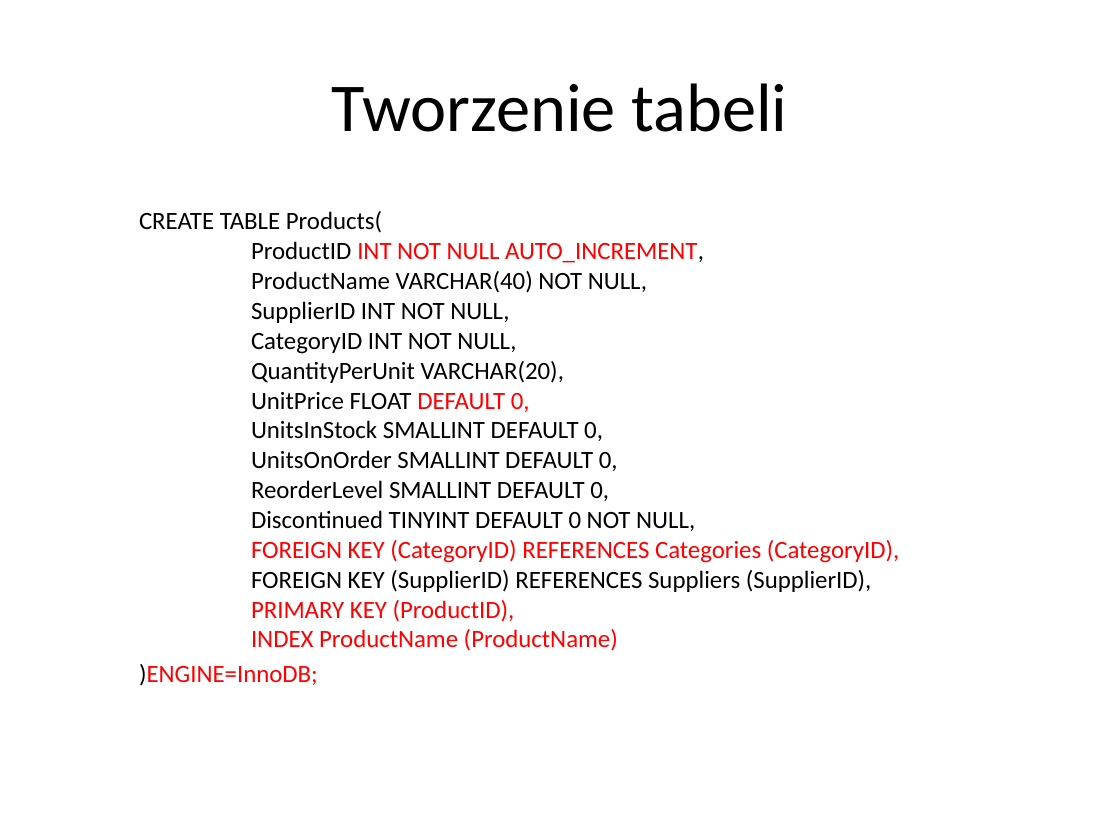
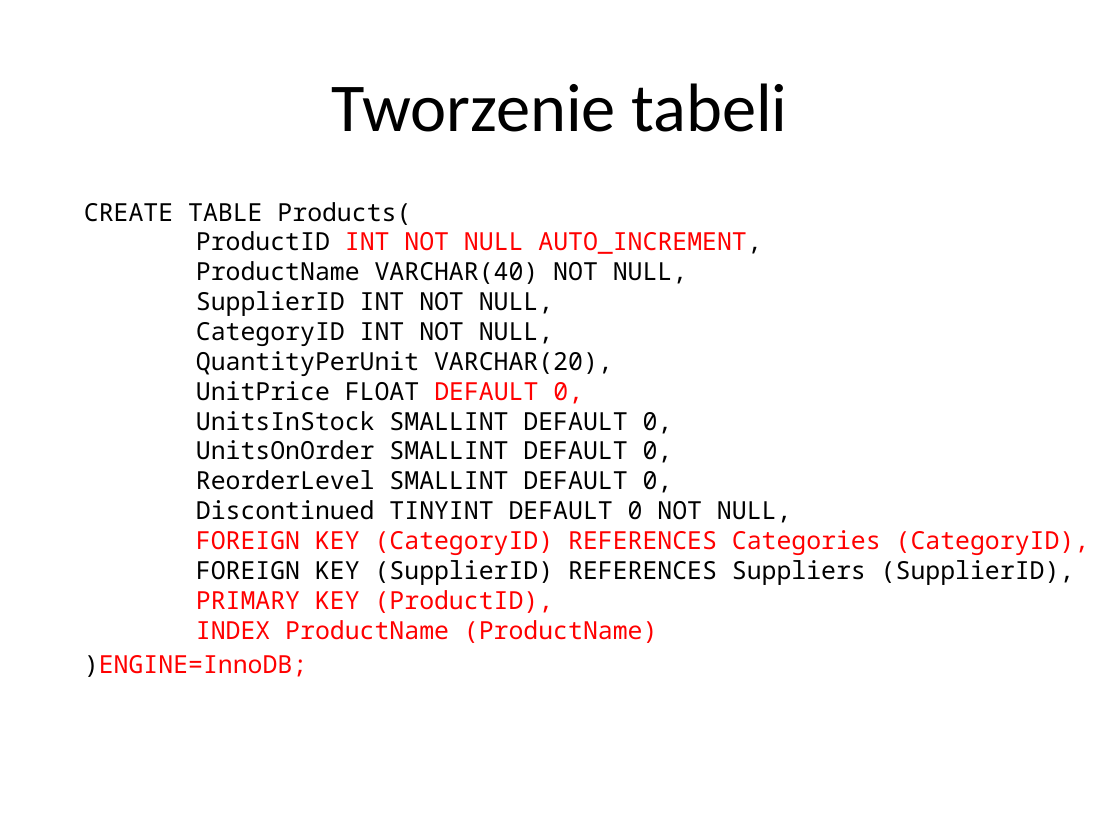
Before and after one commit to alicjasalamon/DB2, a slide deck: slide 14 of MySQL + Hibernate.pptx. Drawn at 1120x840 pixels with LibreOffice and Linux fonts; fonts in the diff are those of the drawing. Boxes give left, top, right and bottom in pixels: in the first picture for what was removed or moved away, otherwise in the second. Text is boxed around its words. In the diff, an @@ line names an element or a change of style, - is before the commit and + after.

```diff
--- a/MySQL + Hibernate.pptx
+++ b/MySQL + Hibernate.pptx
@@ text "CREATE TABLE Products( ProductID INT ...": place and size @@
-text "CREATE TABLE Products( ProductID INT ..." at [139, 211, 900, 686]
+text "CREATE TABLE Products( ProductID INT ..." at [84, 202, 1090, 677]
@@ text "CREATE TABLE Products( ProductID INT ..." at [84, 202, 1090, 677]: font Calibri to Noto Sans Mono @@
```
Also in this commit, not shown: 2 other slides changed, 5 slides added, 1 slide removed, 3 other files.
